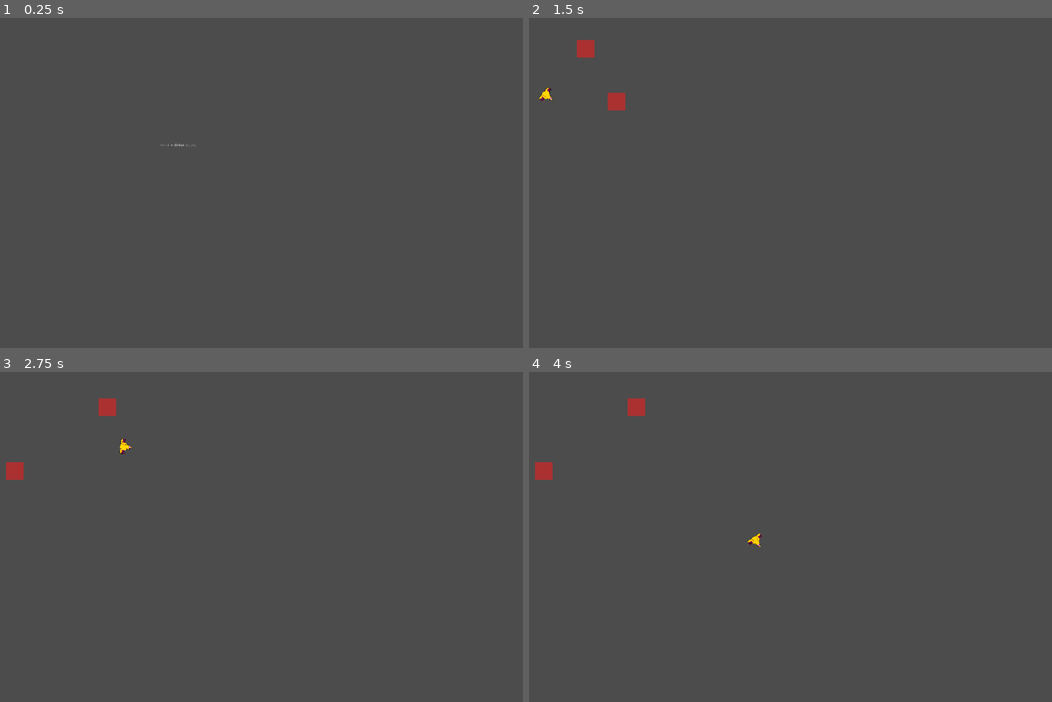
Above: before the commit, frames 1-4 (two rows, left to right).
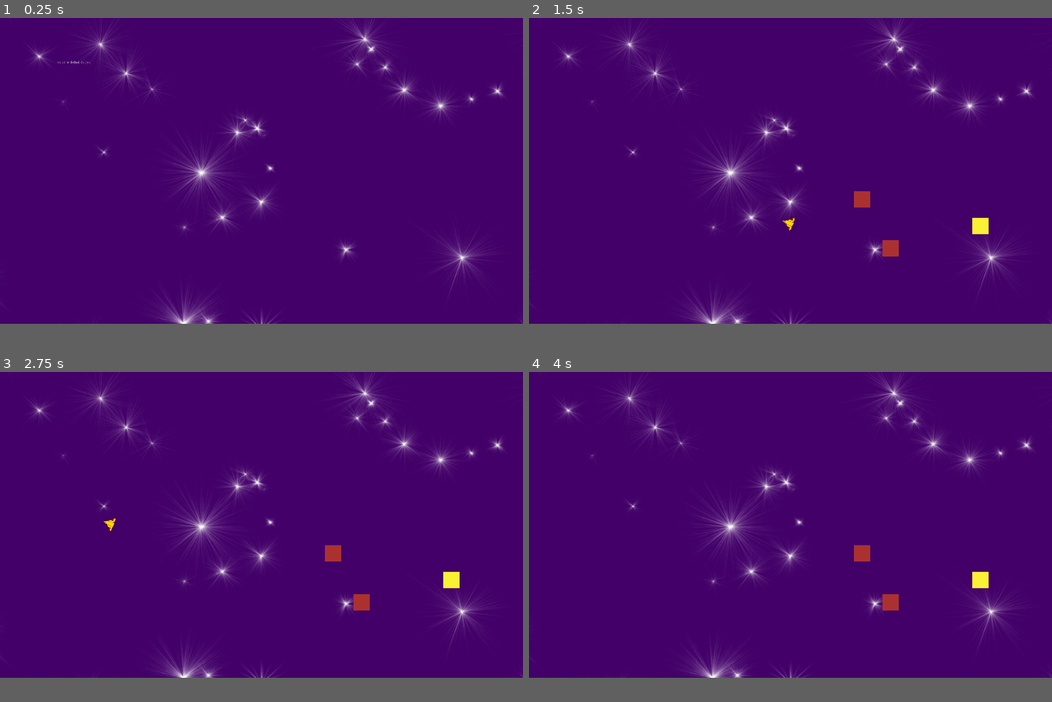
Above: after the commit, the same moments.

Repository: antonindevidal/Lunarium
Game: Godot game, scene res://source/Game.tscn
Two runs of this game, one before a commit and one after it. Both use one fixed random seed, a clock stepped at 60 frames per second and the inputs below.
Inputs (mouse positions are in pixels of both pictures, inside the frame that each line leads up to):
- Up to frame 1 (0.25 s): no input
- Up to frame 2 (1.5 s): tap Enter at 0.5 s; move the mouse to (905, 166) at 0.52 s; click (905, 166) at 0.6 s; tap Space at 1.25 s; move the mouse to (685, 199) at 1.27 s; click (685, 199) at 1.35 s
- Up to frame 3 (2.75 s): move the mouse to (313, 464) at 2.02 s; click (313, 464) at 2.1 s
- Up to frame 4 (4 s): move the mouse to (764, 603) at 2.77 s; click (764, 603) at 2.85 s; move the mouse to (947, 586) at 3.52 s; click (947, 586) at 3.6 s
The window is 800x505 before the commit and 800x468 after it. Grey fills any space a smaller window leaves; there, only what the larger window draws over its background counts as a difference.

The runs differ from the first frame. In frame 1, 93% of the frame differs, in the area x 0-100%, y 0-93%; in frame 2, 93%; in frame 3, 93%; in frame 4, 93%.

Commit message:
Ajout bout de lune

Diff:
--- a/source/project.godot
+++ b/source/project.godot
@@ -16,7 +16,8 @@
 
 [display]
 
-window/size/width=950
+window/size/resizable=false
+window/size/fullscreen=true
 
 [input]
 
@@ -24,6 +25,11 @@
 "deadzone": 0.5,
 "events": [ Object(InputEventMouseButton,"resource_local_to_scene":false,"resource_name":"","device":0,"alt":false,"shi …(212 unchanged characters)…
 , Object(InputEventKey,"resource_local_to_scene":false,"resource_name":"","device":0,"alt":false,"shift":false,"control":false,"meta":false,"command":false,"pressed":false,"scancode":32,"unicode":0,"echo":false,"script":null)
+ ]
+}
+Exit={
+"deadzone": 0.5,
+"events": [ Object(InputEventKey,"resource_local_to_scene":false,"resource_name":"","device":0,"alt":false,"shift":false,"control":false,"meta":false,"command":false,"pressed":false,"scancode":16777217,"unicode":0,"echo":false,"script":null)
  ]
 }
 
--- /dev/null
+++ b/source/source/Collectibles/BoutLune.tscn
@@ -0,0 +1,24 @@
+[gd_scene load_steps=4 format=2]
+
+[ext_resource path="res://ressources/Vaisseau/Lune.png" type="Texture" id=1]
+
+[sub_resource type="SpriteFrames" id=1]
+animations = [ {
+"frames": [ ExtResource( 1 ) ],
+"loop": true,
+"name": "default",
+"speed": 5.0
+} ]
+
+[sub_resource type="CircleShape2D" id=2]
+radius = 40.0
+
+[node name="BoutLune" type="StaticBody2D" groups=[
+"Lune",
+]]
+
+[node name="AnimatedSprite" type="AnimatedSprite" parent="."]
+frames = SubResource( 1 )
+
+[node name="CollisionShape2D" type="CollisionShape2D" parent="."]
+shape = SubResource( 2 )
--- a/source/source/Game.gd
+++ b/source/source/Game.gd
@@ -1,11 +1,14 @@
 extends Node2D
 
 var is_playing = false
+var oldWindowSize;
 
 func _init():
 	pass
 
 func _ready():
+	var _p = get_tree().get_root().connect("size_changed", self, "myResize")
+	oldWindowSize = get_viewport().size
 	pass # Replace with function body.
 
 func _process(_delta):
@@ -13,7 +16,13 @@
 		get_node("StartMenu").visible = false;
 		add_child(load("res://source/Manageurs/ManageurNiveau.tscn").instance())
 		is_playing = true
+	if Input.is_action_just_pressed("Exit"):
+		get_tree().quit()
 
-# Called every frame. 'delta' is the elapsed time since the previous frame.
-#func _process(delta):
-#	pass
+func _myResize():
+	var ratio = Vector2.ZERO
+	ratio.x = oldWindowSize.x/get_viewport().size.x
+	get_node("Camera2D").zoom.x = get_node("Camera2D").zoom.x*ratio.x
+
+	ratio.y = oldWindowSize.y/get_viewport().size.y
+	get_node("Camera2D").zoom.y = get_node("Camera2D").zoom.y*ratio.y
--- a/source/source/Game.tscn
+++ b/source/source/Game.tscn
@@ -1,18 +1,53 @@
-[gd_scene load_steps=3 format=2]
+[gd_scene load_steps=7 format=2]
 
+[ext_resource path="res://ressources/Fond/fond_couleur.png" type="Texture" id=1]
 [ext_resource path="res://source/Game.gd" type="Script" id=2]
 [ext_resource path="res://source/Layouts/StartMenu/StartMenu.tscn" type="PackedScene" id=3]
+[ext_resource path="res://ressources/Fond/fond_grandes.png" type="Texture" id=4]
+[ext_resource path="res://ressources/Fond/fond_petites.png" type="Texture" id=5]
+[ext_resource path="res://ressources/Fond/fond_constellations.png" type="Texture" id=6]
 
 [node name="Game" type="Node2D"]
 script = ExtResource( 2 )
 
 [node name="Camera2D" type="Camera2D" parent="."]
-position = Vector2( 1024, 600 )
+position = Vector2( 0, 0.00012207 )
 current = true
 zoom = Vector2( 2, 2 )
 
 [node name="StartMenu" parent="." instance=ExtResource( 3 )]
-margin_left = 432.0
-margin_top = 288.0
-margin_right = 432.0
-margin_bottom = 288.0
+margin_left = -1024.0
+margin_top = -600.0
+margin_right = 1024.0
+margin_bottom = 600.0
+
+[node name="ParallaxBackground" type="ParallaxBackground" parent="."]
+
+[node name="Fond" type="ParallaxLayer" parent="ParallaxBackground"]
+
+[node name="Sprite" type="Sprite" parent="ParallaxBackground/Fond"]
+position = Vector2( -63.9998, 60 )
+scale = Vector2( 1.91667, 1.87407 )
+texture = ExtResource( 1 )
+
+[node name="ParallaxLayer" type="ParallaxLayer" parent="ParallaxBackground"]
+
+[node name="Sprite" type="Sprite" parent="ParallaxBackground/ParallaxLayer"]
+position = Vector2( -64, -3.99995 )
+scale = Vector2( 1.75833, 1.65185 )
+texture = ExtResource( 6 )
+
+[node name="ParallaxLayer2" type="ParallaxLayer" parent="ParallaxBackground"]
+
+[node name="Sprite" type="Sprite" parent="ParallaxBackground/ParallaxLayer2"]
+position = Vector2( 92.0002, 176 )
+scale = Vector2( 1.67083, 1.55556 )
+texture = ExtResource( 5 )
+
+[node name="ParallaxLayer3" type="ParallaxLayer" parent="ParallaxBackground"]
+visible = false
+
+[node name="Sprite" type="Sprite" parent="ParallaxBackground/ParallaxLayer3"]
+position = Vector2( -160, 104 )
+scale = Vector2( 1.26667, 1.17037 )
+texture = ExtResource( 4 )
--- a/source/source/Manageurs/ManageurNiveau.gd
+++ b/source/source/Manageurs/ManageurNiveau.gd
@@ -4,8 +4,6 @@
 var currentNiveau = -1;
 var is_playing = false;
 
-var countTMP = 120;
-var countRun = 30;
 var Vaisseau_on_screen = true;
 # Called when the node enters the scene tree for the first time.
 func _init():
@@ -19,15 +17,11 @@
 func _process(_delta):
 	is_playing = true
 	if is_playing:
-		if countTMP>0:
-			countTMP = countTMP -1;
-		if countTMP == 0 :
-			nextNiveau();
-			countTMP = -1;
-
 		Vaisseau_on_screen = (get_node("NiveauTemplate").get_node("Vaisseau")).is_on_screen()
 		if not Vaisseau_on_screen:
 			gameOver()
+		if (get_node("NiveauTemplate").get_node("Vaisseau")).victoire:
+			victoire()
 	pass;
 
 func loadNiveau():
@@ -45,3 +39,8 @@
 
 func gameOver():
 	print("GameOver")
+
+func victoire():
+	print("Victoire")
+	if currentNiveau < arrayNiveau.size()-1:
+		nextNiveau()
--- a/source/source/Niveaux/Niveau0/Niveau0.gd
+++ /dev/null
@@ -1,16 +0,0 @@
-extends "res://source/Niveaux/NiveauTemplate.gd"
-
-
-# Declare member variables here. Examples:
-# var a = 2
-# var b = "text"
-
-
-# Called when the node enters the scene tree for the first time.
-func _ready():
-	pass # Replace with function body.
-
-
-# Called every frame. 'delta' is the elapsed time since the previous frame.
-#func _process(delta):
-#	pass
--- a/source/source/Niveaux/Niveau0/Niveau0.tscn
+++ b/source/source/Niveaux/Niveau0/Niveau0.tscn
@@ -1,11 +1,30 @@
-[gd_scene load_steps=4 format=2]
+[gd_scene load_steps=5 format=2]
 
-[ext_resource path="res://source/Niveaux/Niveau0/Niveau0.gd" type="Script" id=1]
 [ext_resource path="res://source/Planetes/PlaneteTemplate.tscn" type="PackedScene" id=2]
 [ext_resource path="res://source/Vaisseau/Vaisseau.tscn" type="PackedScene" id=3]
+[ext_resource path="res://source/Collectibles/BoutLune.tscn" type="PackedScene" id=4]
+
+[sub_resource type="GDScript" id=1]
+script/source = "extends \"res://source/Niveaux/NiveauTemplate.gd\"
+
+
+# Declare member variables here. Examples:
+# var a = 2
+# var b = \"text\"
+
+
+# Called when the node enters the scene tree for the first time.
+func _ready():
+	pass # Replace with function body.
+
+
+# Called every frame. 'delta' is the elapsed time since the previous frame.
+#func _process(delta):
+#	pass
+"
 
 [node name="Niveau0" type="Node2D"]
-script = ExtResource( 1 )
+script = SubResource( 1 )
 
 [node name="PlaneteTemplate" parent="." instance=ExtResource( 2 )]
 position = Vector2( 392, 304 )
@@ -15,3 +34,6 @@
 
 [node name="Vaisseau" parent="." instance=ExtResource( 3 )]
 position = Vector2( 72, 232 )
+
+[node name="BoutLune" parent="." instance=ExtResource( 4 )]
+position = Vector2( 744, 216 )
--- a/source/source/Niveaux/Niveau1/Niveau1.tscn
+++ b/source/source/Niveaux/Niveau1/Niveau1.tscn
@@ -1,7 +1,8 @@
-[gd_scene load_steps=3 format=2]
+[gd_scene load_steps=4 format=2]
 
 [ext_resource path="res://source/Planetes/PlaneteTemplate.tscn" type="PackedScene" id=1]
 [ext_resource path="res://source/Vaisseau/Vaisseau.tscn" type="PackedScene" id=2]
+[ext_resource path="res://source/Collectibles/BoutLune.tscn" type="PackedScene" id=3]
 
 [node name="Niveau1" type="Node2D"]
 
@@ -13,3 +14,6 @@
 
 [node name="Vaisseau" parent="." instance=ExtResource( 2 )]
 position = Vector2( 528, 272 )
+
+[node name="BoutLune" parent="." instance=ExtResource( 3 )]
+position = Vector2( 944, 272 )
--- a/source/source/Vaisseau/Vaisseau.gd
+++ b/source/source/Vaisseau/Vaisseau.gd
@@ -5,23 +5,27 @@
 var velocity = Vector2.ZERO;
 var speed = 500;
 var on_screen=true;
-
+var _poubelle;
+var victoire = false
 # Called when the node enters the scene tree for the first time.
 func _ready():
 	pass # Replace with function body.
 
 func _process(_delta):
 	if get_parent().get_parent().is_playing:
-		if Input.is_action_just_released("launch"):
+		if Input.is_action_just_released("launch") and not is_moving:
 			launch(get_global_mouse_position())
 		if is_moving:
-			move_and_slide(velocity)
+			_poubelle = move_and_slide(velocity)
 		else:
 			look_at(get_global_mouse_position())
 		if not get_node("notifier").is_on_screen():
 			on_screen = false
 		for i in get_slide_count():
-			get_parent().get_parent().gameOver()
+			if get_slide_collision(i).collider.is_in_group("Lune"):
+				victoire = true
+			else:
+				get_parent().get_parent().gameOver()
 func launch(dest):
 	velocity = (dest - position).normalized() * speed;
 	is_moving = true
Binary file added: source/ressources/Fond/fond_constellations.png
Not shown, added: source/ressources/Fond/fond_constellations.png.import
Binary file added: source/ressources/Fond/fond_couleur.png
Not shown, added: source/ressources/Fond/fond_couleur.png.import
Binary file added: source/ressources/Fond/fond_grandes.png
Not shown, added: source/ressources/Fond/fond_grandes.png.import
Binary file added: source/ressources/Fond/fond_petites.png
Not shown, added: source/ressources/Fond/fond_petites.png.import
Binary file added: source/ressources/Vaisseau/Lune.png
Not shown, added: source/ressources/Vaisseau/Lune.png.import
Not shown, added: ressource/spriteTMP/Lune.png
